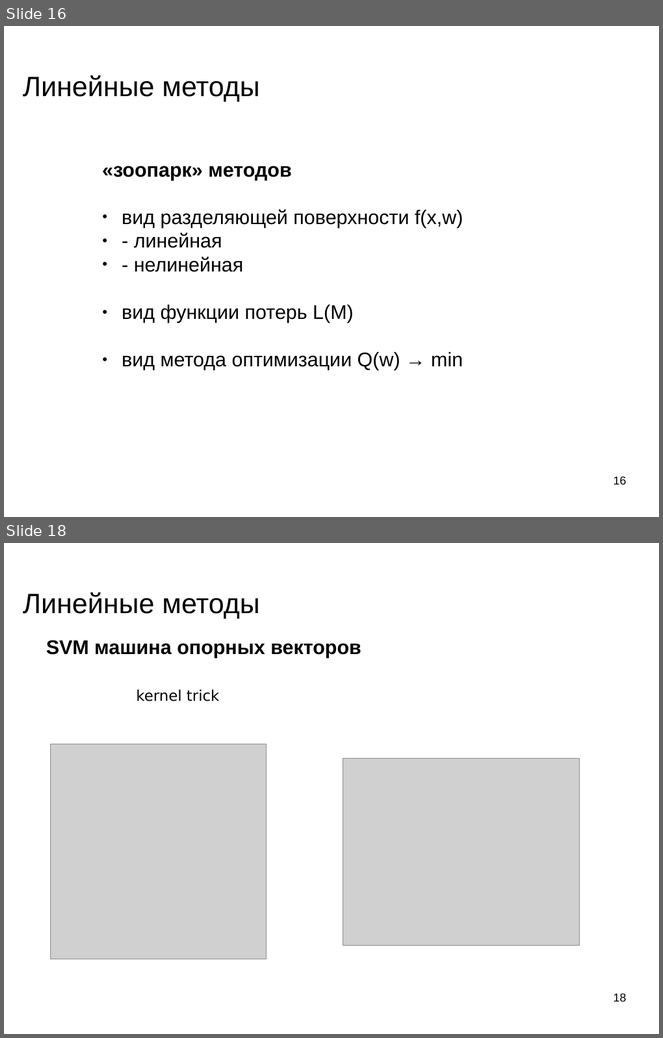
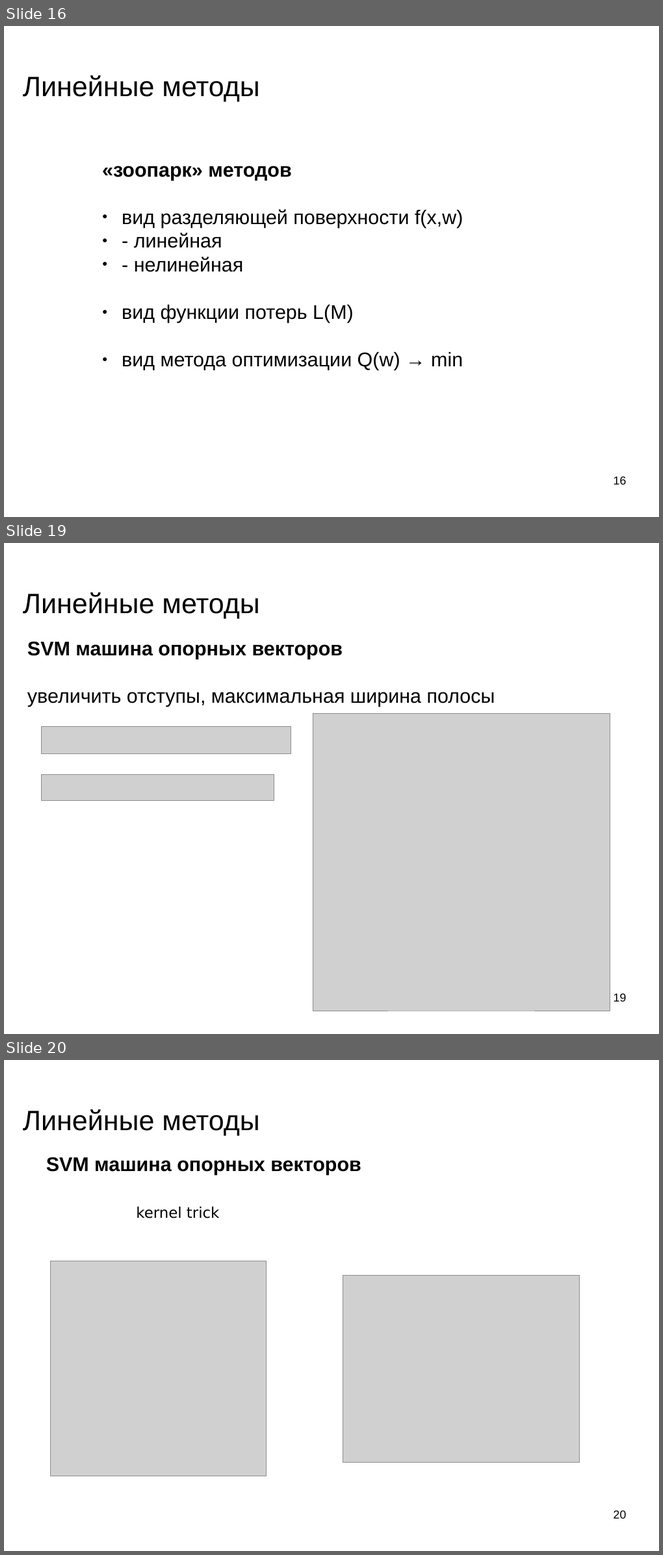
Before and after one commit to mechanoid5/ml_lectorium_legacy, a slide deck: 09-linear.odp. Shown one above the other, each under a label of ours: slides 16 and 18 before the commit, slides 16, 19 and 20 after it; the slides between them are not shown. The pictures are 663x1038 and 663x1555 pixels, drawn with LibreOffice and Linux fonts; fonts in the diff are those of the drawing; grey boxes stand for pictures; background and template pictures are left out. Boxes give left, top, right and bottom in pixels: in the first picture for what was removed or moved away, otherwise in the second. Text is boxed around its words. In the diff, an @@ line names an element or a change of style, - is before the commit and + after.

```diff
--- a/09-linear.odp
+++ b/09-linear.odp
@@ slide 19 added at (x1=4, y1=543, x2=659, y2=1034), background picture (left out) @@
@@ title added at (x1=23, y1=592, x2=259, y2=618), 33.9 pt, text #000000 @@
+Линейные методы
@@ text added at (x1=27, y1=641, x2=495, y2=707), 24 pt, text #000000 @@
+SVM машина опорных векторов
+увеличить отступы, максимальная ширина полосы
@@ picture added at (x1=313, y1=714, x2=610, y2=1011) @@
@@ picture added at (x1=42, y1=727, x2=291, y2=754) @@
@@ picture added at (x1=42, y1=775, x2=274, y2=800) @@
@@ page number added at (x1=614, y1=993, x2=627, y2=1002), 14 pt, text #000000 @@
+19
@@ what was slide 18 is now slide 20 @@
@@ page number at (x1=614, y1=1510, x2=627, y2=1519): text changed @@
-18
+20
```
Also in this commit, not shown: 1 slide changed, 1 other slide added, 3 other files.
